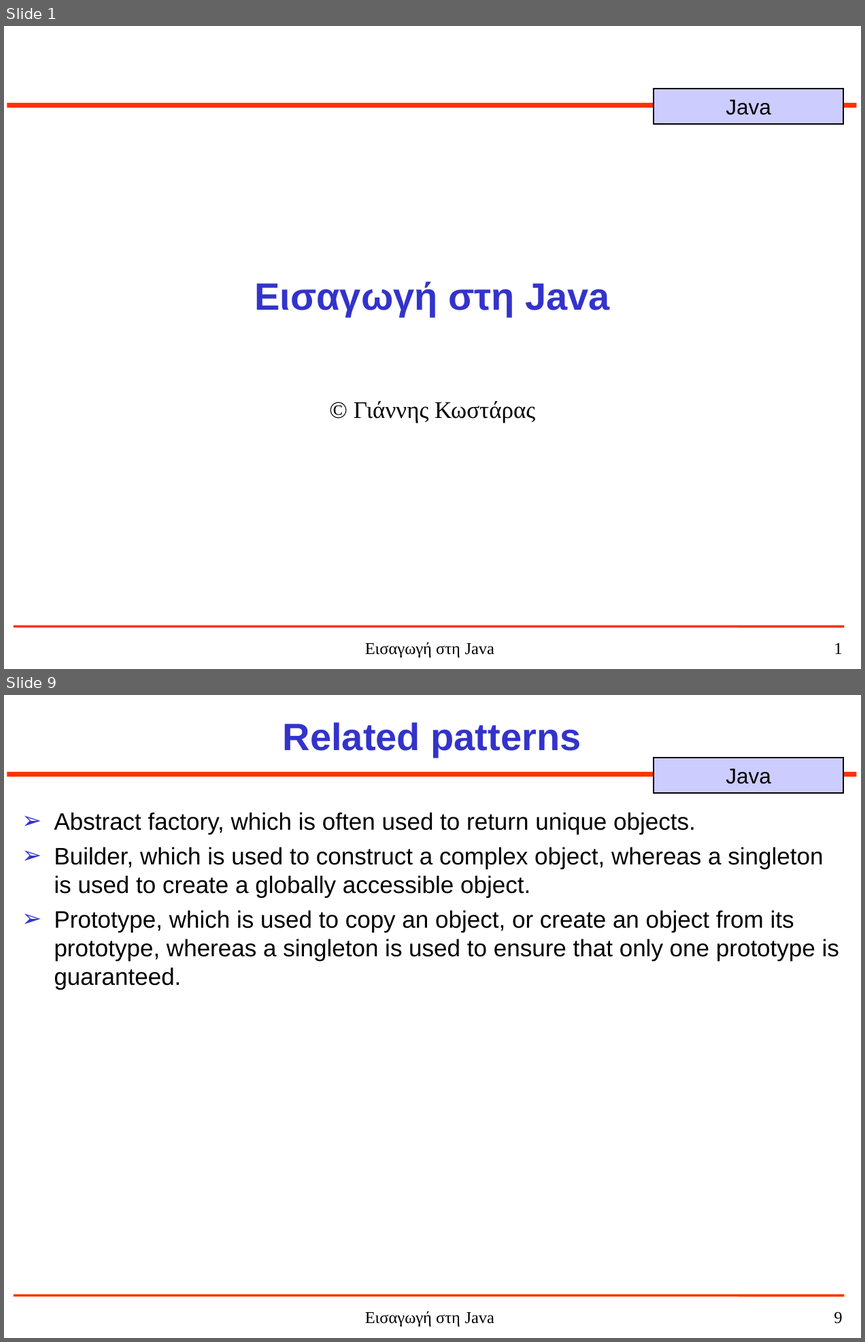
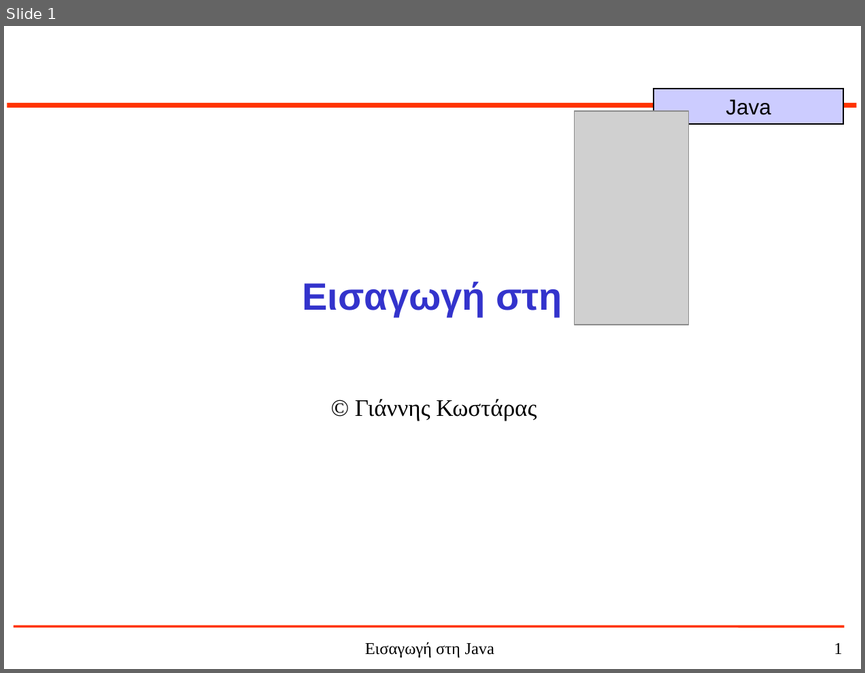
Before and after one commit to jkost/jkost.github.io, a slide deck: Java/slides/1-JavaHistory.ppt. Shown one above the other, each under a label of ours: slides 1 and 9 before the commit, slide 1 after it; the slides between them are not shown. The pictures are 865x1342 and 865x673 pixels, drawn with LibreOffice and Linux fonts; fonts in the diff are those of the drawing; grey boxes stand for pictures. Boxes give left, top, right and bottom in pixels: in the first picture for what was removed or moved away, otherwise in the second. Text is boxed around its words. In the diff, an @@ line names an element or a change of style, - is before the commit and + after.

```diff
--- a/Java/slides/1-JavaHistory.ppt
+++ b/Java/slides/1-JavaHistory.ppt
@@ slide 9 removed at bbox=[4, 695, 861, 1338], background #FFFFFF; not listed: 5 template elements that a slide beside it also shows @@
@@ title removed at bbox=[283, 722, 581, 758] @@
-Related patterns
@@ text removed at bbox=[54, 812, 839, 989] @@
-➢ Abstract factory, which is often used to return unique objects.
-➢ Builder, which is used to construct a complex object, whereas a singleton is used to create a globally accessible object.
-➢ Prototype, which is used to copy an object, or create an object from its prototype, whereas a singleton is used to ensure that only one prototype is guaranteed.
@@ slide 1 changed as well @@
@@ picture added at bbox=[574, 111, 689, 324] @@
@@ title at bbox=[302, 281, 562, 317]: text changed @@
-Εισαγωγή στη Java
+Εισαγωγή στη
@@ subtitle "© Γιάννης Κωστάρας": place and size @@
-subtitle "© Γιάννης Κωστάρας" at bbox=[354, 401, 535, 423]
+subtitle "© Γιάννης Κωστάρας" at bbox=[355, 399, 536, 420]
```
Also in this commit, not shown: 8 slides added, 36 other slides removed, 2 other files.
